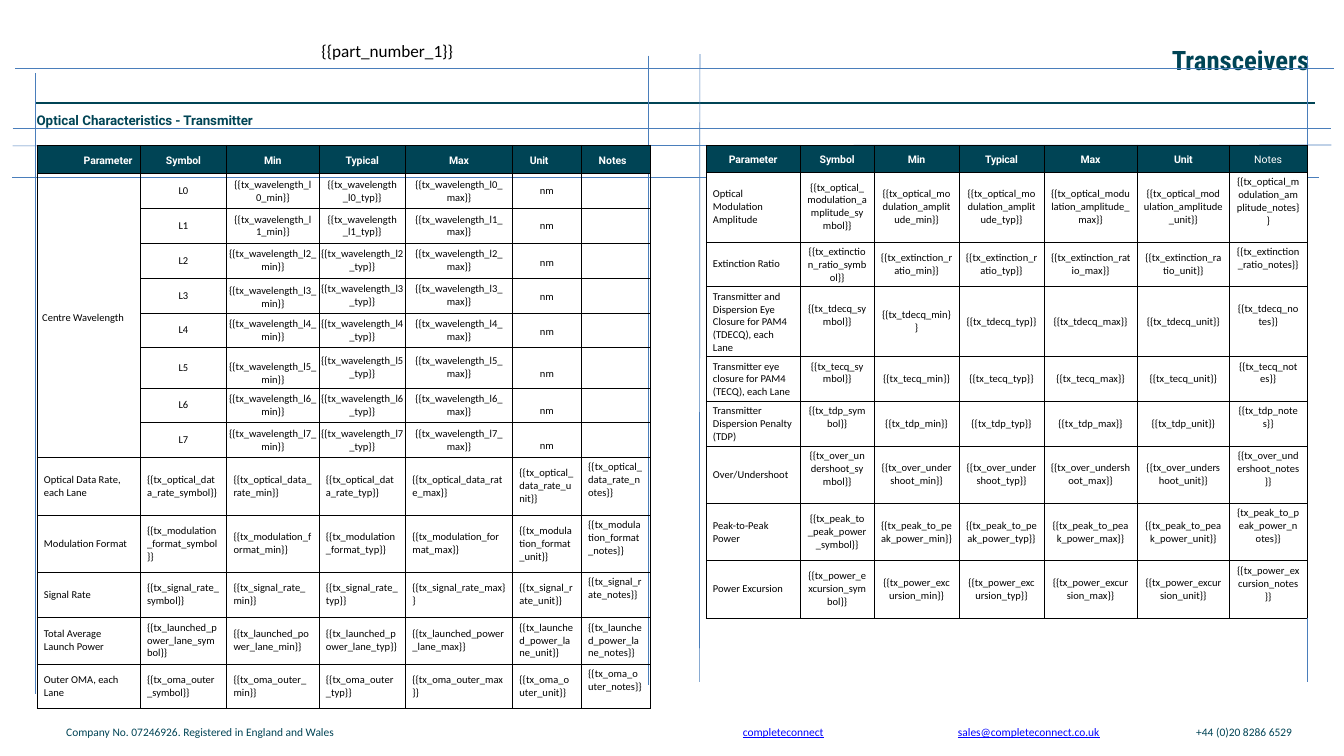
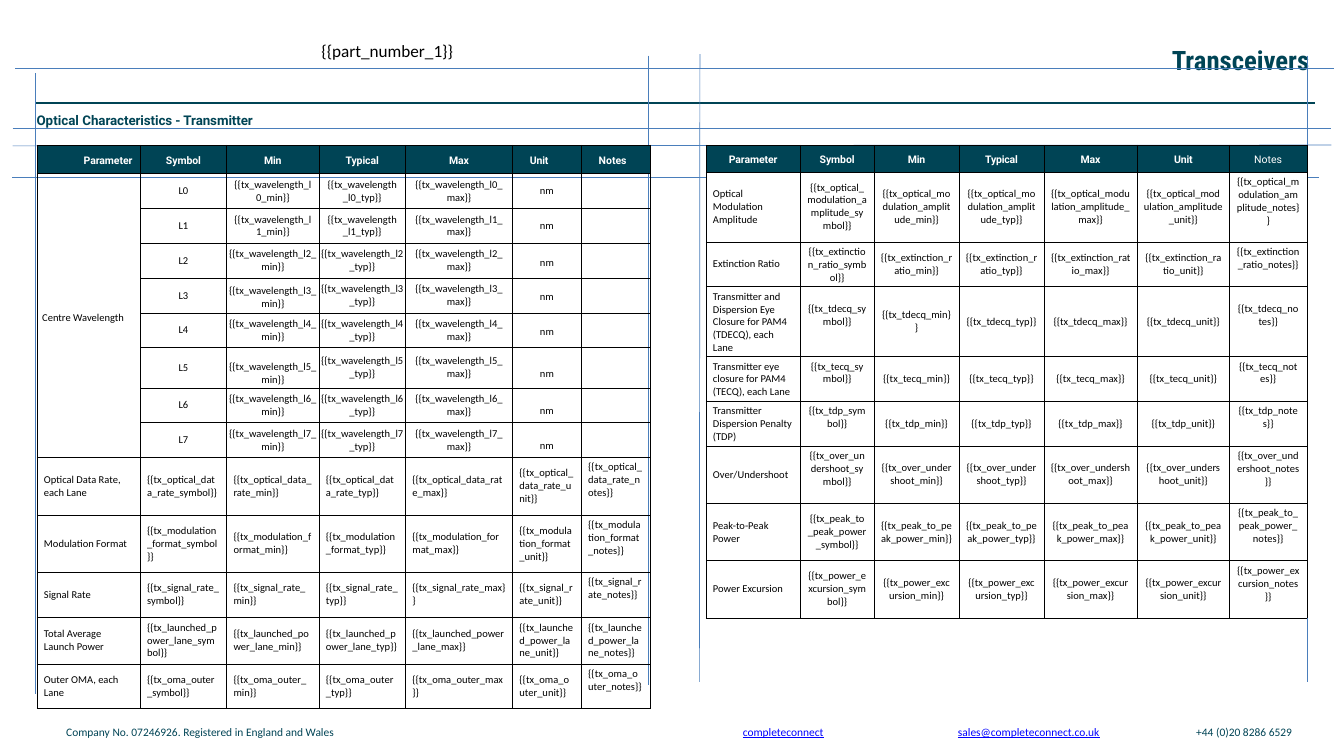
Before and after one commit to Sofiavenizelos/pptx-filler, a slide deck: slide 5 of template.pptx. Drawn at 1344x756 pixels with LibreOffice and Linux fonts; fonts in the diff are those of the drawing; background and template pictures are left out. Boxes give left, top, right and bottom in pixels: in the first picture for what was removed or moved away, otherwise in the second. Text is boxed around its words. In the diff, an @@ line names an element or a change of style, - is before the commit and + after.

```diff
--- a/template.pptx
+++ b/template.pptx
@@ table at <box>706,145,1306,617</box> @@
-row 8, column 7: {tx_peak_to_peak_power_notes}}
+row 8, column 7: {{tx_peak_to_peak_power_notes}}
```
Also in this commit, not shown: 1 other file.
